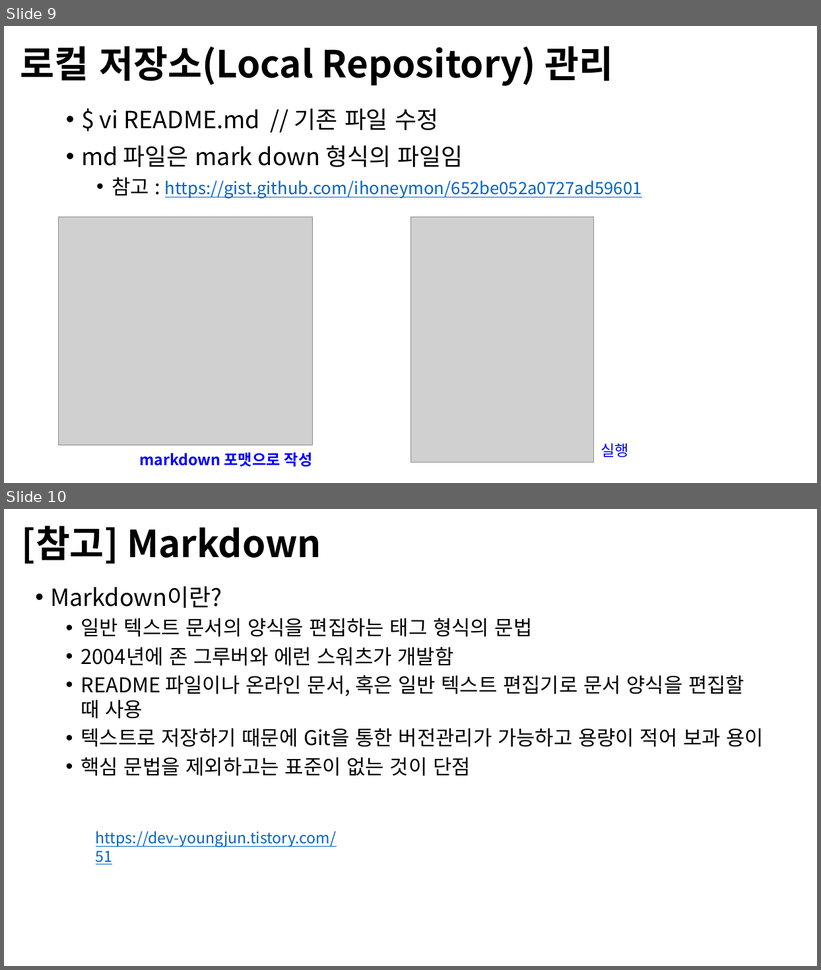
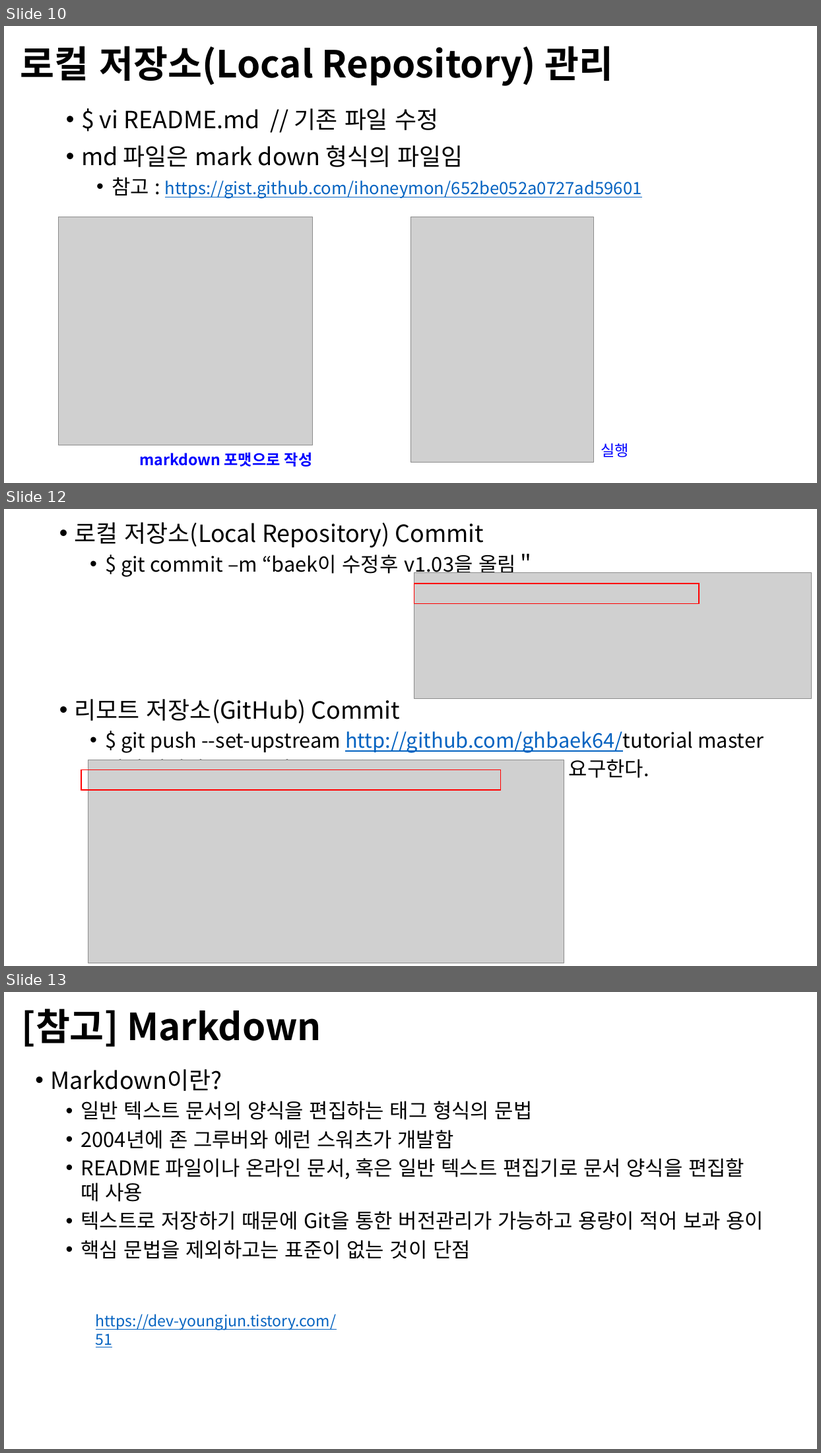
Before and after one commit to Open-Source-Programming/OpenSource-Lec, a slide deck: 09-Github.pptx. Shown one above the other, each under a label of ours: slides 9 and 10 before the commit, slides 10, 12 and 13 after it; the slides between them are not shown. The pictures are 821x970 and 821x1453 pixels, drawn with LibreOffice and Linux fonts; fonts in the diff are those of the drawing; grey boxes stand for pictures; background and template pictures are left out. Boxes give left, top, right and bottom in pixels: in the first picture for what was removed or moved away, otherwise in the second. Text is boxed around its words. In the diff, an @@ line names an element or a change of style, - is before the commit and + after.

```diff
--- a/09-Github.pptx
+++ b/09-Github.pptx
@@ slide 12 added at (x1=4, y1=509, x2=817, y2=966), background #FFFFFF @@
@@ text added at (x1=75, y1=522, x2=764, y2=782), 24 pt, text #000000 @@
+• 로컬 저장소(Local Repository) Commit
+  • $ git commit –m “baek이 수정후 v1.03을 올림＂
+• 리모트 저장소(GitHub) Commit
+  • $ git push --set-upstream http://github.com/ghbaek64/tutorial master
+  • 이때 자신의 github에 sign in(GitHub ID, Passwd)을 요구한다.
@@ picture added at (x1=415, y1=573, x2=812, y2=698) @@
@@ rectangle added at (x1=415, y1=584, x2=700, y2=603), outline #FF0000 1 pt @@
@@ picture added at (x1=88, y1=760, x2=564, y2=964) @@
@@ rectangle added at (x1=81, y1=770, x2=501, y2=790), outline #FF0000 1 pt @@
@@ what was slide 9 is now slide 10 @@
@@ what was slide 10 is now slide 13 @@
```
Also in this commit, not shown: 3 slides changed, 2 other slides added.
